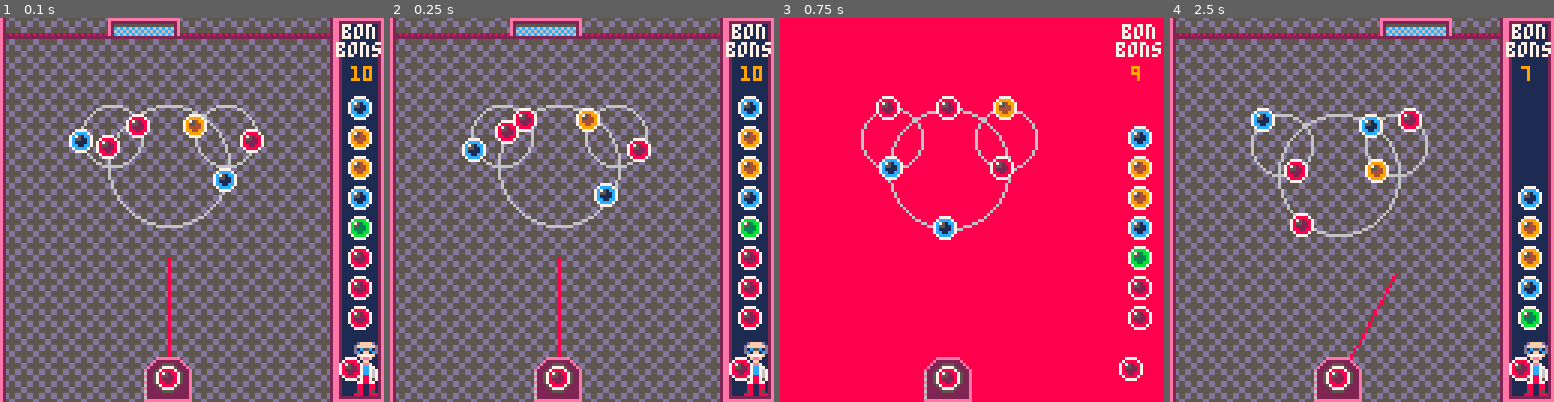
Above: before the commit, frames 1-4 (left to right).
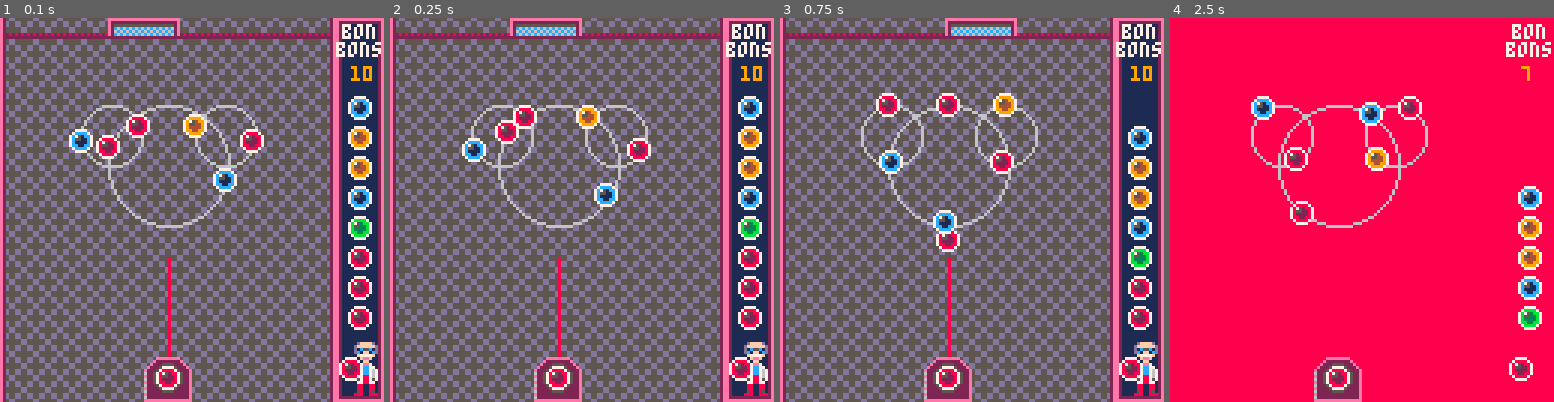
Above: after the commit, the same moments.

Repository: adamwoolridge/pico8
Game: PICO-8 cartridge bonbonshoot.p8
The game is run twice, just before and just after one commit, with the same random seed, the same clock (stepped at 60 frames per second) and the same inputs.
Inputs:
- Up to frame 1 (0.1 s): no input
- Up to frame 2 (0.25 s): no input
- Up to frame 3 (0.75 s): tap X (X key) at 0.33 s; tap O (Z key) at 0.7 s
- Up to frame 4 (2.5 s): tap X (X key) at 1.07, 1.85 s; hold Right 1.6-2.1 s; tap O (Z key) at 1.7, 2.1 s; hold Right from 2.47 s (still down)

Frame 1 is identical in both runs. In frame 2, 0.5% of the frame differs, in the area x 32-55%, y 22-30%; in frame 3, 94%; in frame 4, 95%, in the area x 0-100%, y 0-100%.

Commit message:
[Bonbon] More

Diff:
--- a/bonbonshoot.p8
+++ b/bonbonshoot.p8
@@ -60,8 +60,39 @@
 explosions = {}
 
 function makepulse(x, y)
-end
-
+	local p = {}
+	p.frame = 0
+	p.framecount = 5
+	p.speed = 1
+	p.x = x
+	p.y = y
+
+	add(pulses, p)
+
+	return p
+end
+
+function updatepulses()
+	foreach(pulses, updatepulse)
+end
+
+function updatepulse(p)
+	p.frame += p.speed
+	if (p.frame == p.framecount) then
+		del(pulses, p)
+		return
+	end
+end
+
+
+function drawpulses()
+	foreach(pulses, drawpulse)
+end
+
+function drawpulse(p)
+	-- sprite 33
+	sspr(8,16,8,8, p.x+p.frame/2, p.y+p.frame/2, 8-p.frame, 8-p.frame)
+end
 
 function makeexplosion(x,y, c)
 	local e = {}
@@ -86,6 +117,16 @@
 		return
 	end
 end
+
+function drawexplosions()
+	foreach(explosions, drawexplosion)
+end
+
+function drawexplosion(e)
+	circfill(e.x, e.y, e.frame, e.c)
+end
+
+
 
 function makeenemy(x,y, vx, vy, r)
 	local e = {}
@@ -138,9 +179,9 @@
 function _init()
 	reload_ballq()
 	next_ball()
-	makeenemy(33, 35, 0, 0.05, 10)
-	makeenemy(52, 45, 0, 0.05, 20).rotdir = -1
-	makeenemy(71, 35, 0, 0.05, 10).rotdir = -1
+	makeenemy(33, 35, 0, 0.0, 10)
+	makeenemy(52, 45, 0, 0.0, 20).rotdir = -1
+	makeenemy(71, 35, 0, 0.0, 10).rotdir = -1
 end
 
 function _update()
@@ -173,6 +213,7 @@
 	updatescreenflash()
 	updatesaveflash()
 	updateexplosions()
+	updatepulses()
 end
 
 function flashscreen()
@@ -281,6 +322,7 @@
 		print ("save!", saveflash.x, saveflash.y, 7)
 	end
 
+	drawpulses()
 	drawexplosions()
 	drawenemies()
 	draw_balls()
@@ -364,15 +405,17 @@
 
 	if (ball.active) then
 		if (ball.x <= playarea.minx) then
+			makepulse(ball.x, ball.y)
 			ball.vx = - ball.vx
 		end
 
 		if (ball.x > playarea.maxx) then
+			makepulse(ball.x, ball.y)
 			ball.vx = - ball.vx
 		end
 
 		if (ball.y < playarea.miny) then
-			if (ball.x > net.x-8 and ball.x + 8 < net.x + 24) then
+			if (ball.x > net.x-16 and ball.x + 8 < net.x + 24) then
 				flashsave(ball.x-4, 0)
 			else
 				ballsremaining-=1
@@ -395,14 +438,6 @@
 	spr(48, drbonbon.x, drbonbon.y+16)
 end
 
-function drawexplosions()
-	foreach(explosions, drawexplosion)
-end
-
-function drawexplosion(e)
-	circfill(e.x, e.y, e.frame, e.c)
-end
-
 
 function ballcolour(b)
 	if (b.c == 1) then return 9 end
@@ -460,14 +495,14 @@
 end
 
 __gfx__
-0000000000777700007777000077770000777700000000000000000000000000000000000000000000000000eeeeeeeeeeeeeeeeeeeeeeee0000000000000000
-00000000079999700788887007cccc7007bbbb7000000000000000000000eeeeeeee00000000000000000000e2222222222222222222222e0000000000000000
-0000000079754997787528877c751cc77b753bb70000000000000000000e22222222e0000000000000000000e2d55dd55dd55dd55dd55d2e0000000000000000
-0000000079554497785522877c5511c77b5533b7000000000000000000e2225555222e000000000000000000e255555dd555555dd555552e0000000000000000
-0000000079444497782222877c1111c77b3333b700000000000000000e222500005222e00000000000000000e255555dd555555dd555552e0000000000000000
-0000000079944997788228877cc11cc77bb33bb70000000000000000e22250000005222e0000000000000000e2d55dd55dd55dd55dd55d2e0000000000000000
-00000000079999700788887007cccc7007bbbb700000000000000000622500000000522e0000000000000000e2d55dd55dd55dd55dd55d2e0000000000000000
-00000000007777000077770000777700007777000000000000000000e22500000000522e0000000000000000e25dd555555dd555555dd52e0000000000000000
+0000000000777700007777000077770000777700007777000000000000000000000000000000000000000000eeeeeeeeeeeeeeeeeeeeeeee0000000000000000
+00000000079999700788887007cccc7007bbbb7007666670000000000000eeeeeeee00000000000000000000e2222222222222222222222e0000000000000000
+0000000079754997787528877c751cc77b753bb77675566700000000000e22222222e0000000000000000000e2d55dd55dd55dd55dd55d2e0000000000000000
+0000000079554497785522877c5511c77b5533b7765555670000000000e2225555222e000000000000000000e255555dd555555dd555552e0000000000000000
+0000000079444497782222877c1111c77b3333b776555567000000000e222500005222e00000000000000000e255555dd555555dd555552e0000000000000000
+0000000079944997788228877cc11cc77bb33bb77665566700000000e22250000005222e0000000000000000e2d55dd55dd55dd55dd55d2e0000000000000000
+00000000079999700788887007cccc7007bbbb700766667000000000622500000000522e0000000000000000e2d55dd55dd55dd55dd55d2e0000000000000000
+00000000007777000077770000777700007777000077770000000000e22500000000522e0000000000000000e25dd555555dd555555dd52e0000000000000000
 000000000000000000000000e20000000000002e0000000000000000622500000000522e0000000088888888e25dd555555dd555555dd52e0000000000000000
 0dffffd00000000000000000e20000000000002e0000000000000000e22500000000522e0000000022222222e2d55dd55dd55dd55dd55d2e0000000000000000
 dffffffd0000000000000000e20000000000002e0000000000000000622250000005222e0000000000000000e2d55dd55dd55dd55dd55d2e0000000000000000
